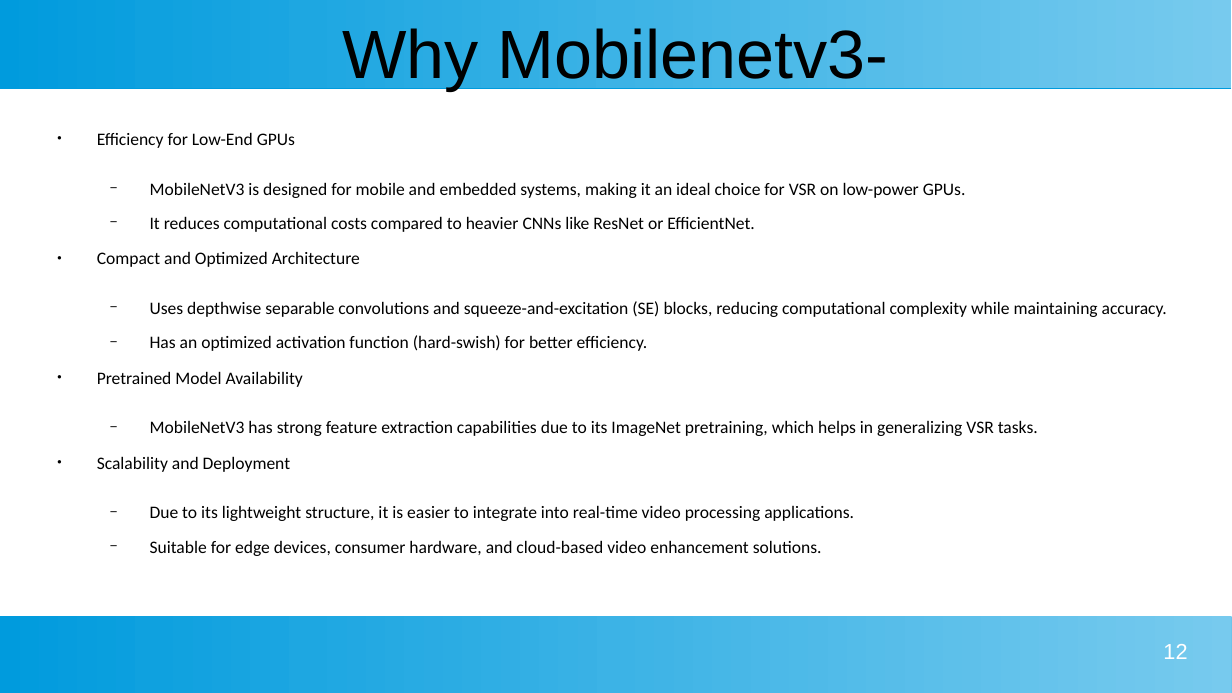
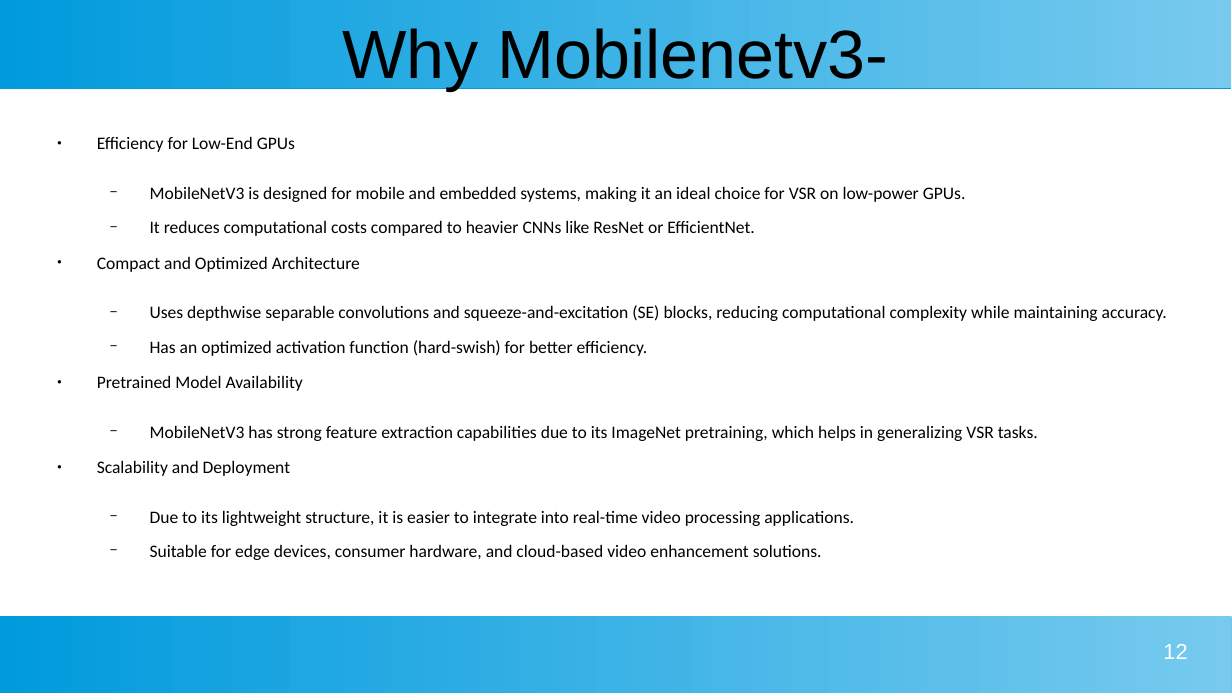
Before and after one commit to pradeepkdlkrni/sem4_project_submissions, a slide deck: slide 12 of submission/phase1/powerPoint/vsr.ppsx. Drawn at 1232x693 pixels with LibreOffice and Linux fonts; fonts in the diff are those of the drawing. Boxes give left, top, right and bottom in pixels: in the first picture for what was removed or moved away, otherwise in the second. Text is boxed around its words. In the diff, an @@ line names an element or a change of style, - is before the commit and + after.

```diff
--- a/submission/phase1/powerPoint/vsr.ppsx
+++ b/submission/phase1/powerPoint/vsr.ppsx
@@ text "Efficiency for Low-End GPUs": place and size @@
-text "Efficiency for Low-End GPUs" at (97,132,1167,556)
+text "Efficiency for Low-End GPUs" at (97,136,1167,560)
```
Also in this commit, not shown: 1 slide added, 3 other files.
